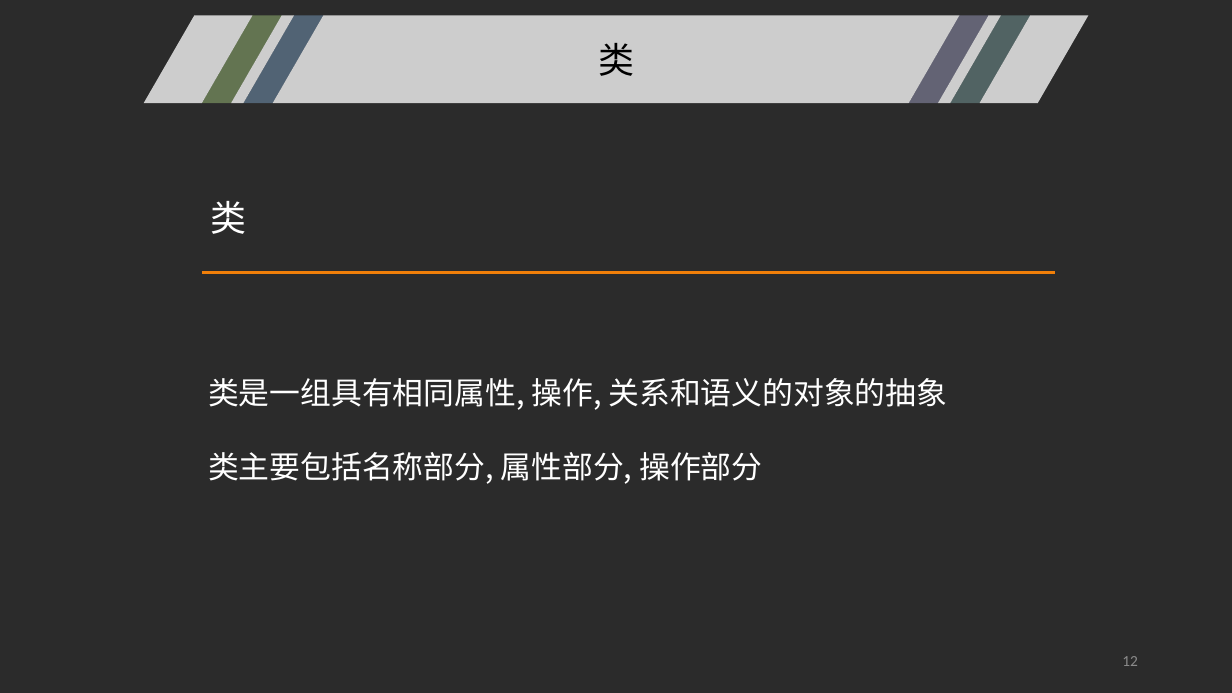
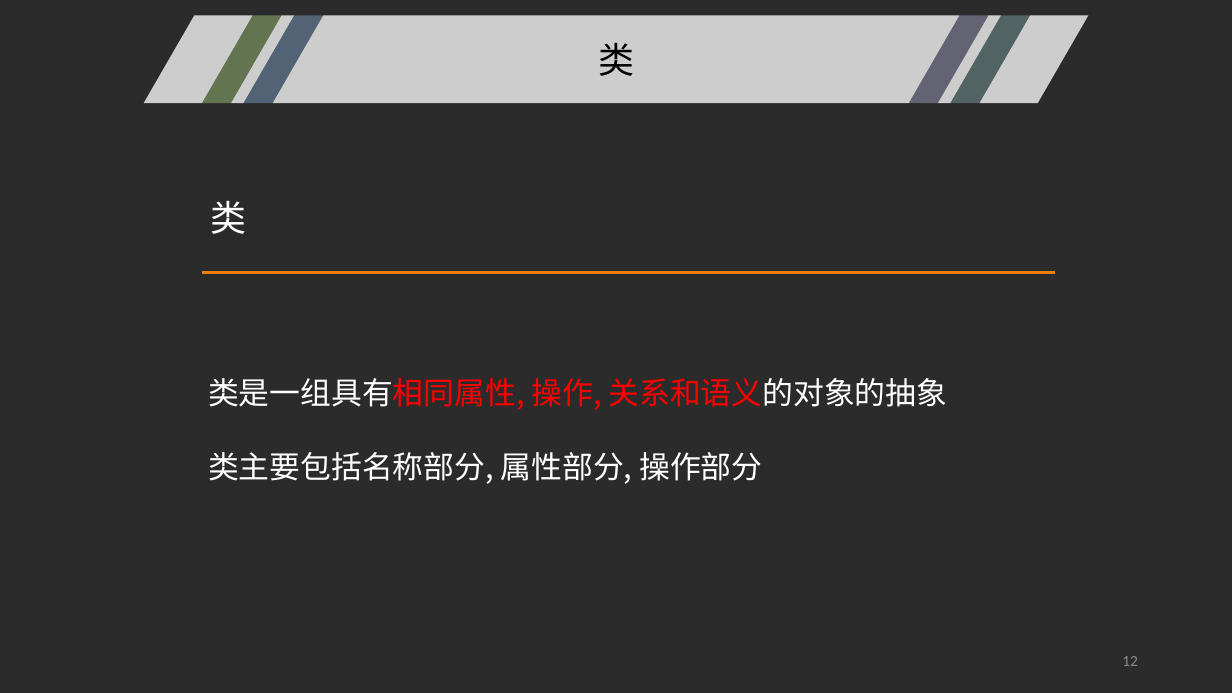
Before and after one commit to SoftwareRequirtmentsG02/Document, a slide deck: slide 12 of PPT/UML/UML基础I.pptx. Drawn at 1232x693 pixels with LibreOffice and Linux fonts; fonts in the diff are those of the drawing; background and template pictures are left out; a plain dark background stands for a picture behind light text. Boxes give left, top, right and bottom in pixels: in the first picture for what was removed or moved away, otherwise in the second. Text is boxed around its words. In the diff, an @@ line names an element or a change of style, - is before the commit and + after.

```diff
--- a/PPT/UML/UML基础I.pptx
+++ b/PPT/UML/UML基础I.pptx
@@ text at (208,378,948,410): text colour #FFFFFF to #FF0000 in "类是一组具有相同属性, 操作, 关系和语义的对象的抽象" @@
```
Also in this commit, not shown: 8 other slides changed.
